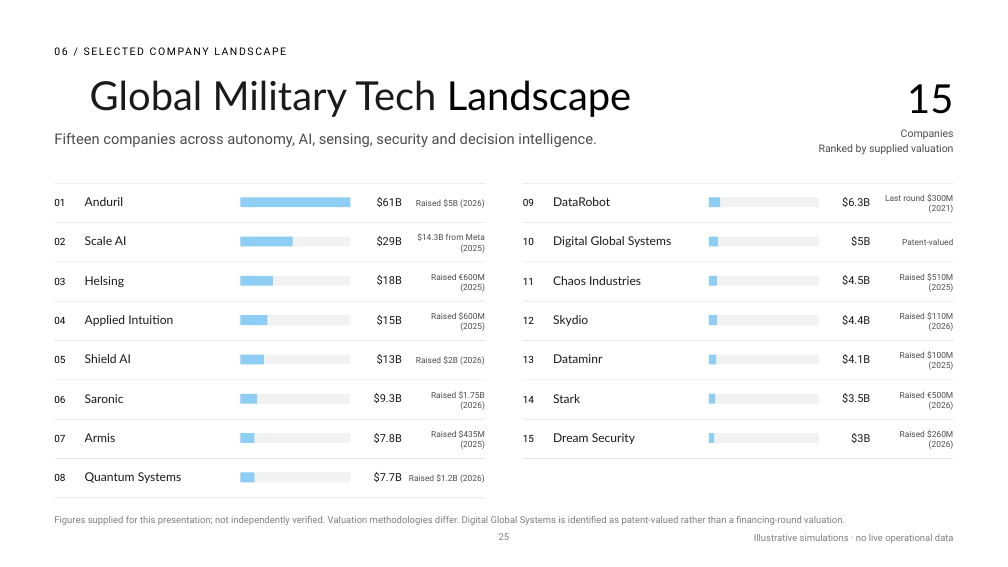
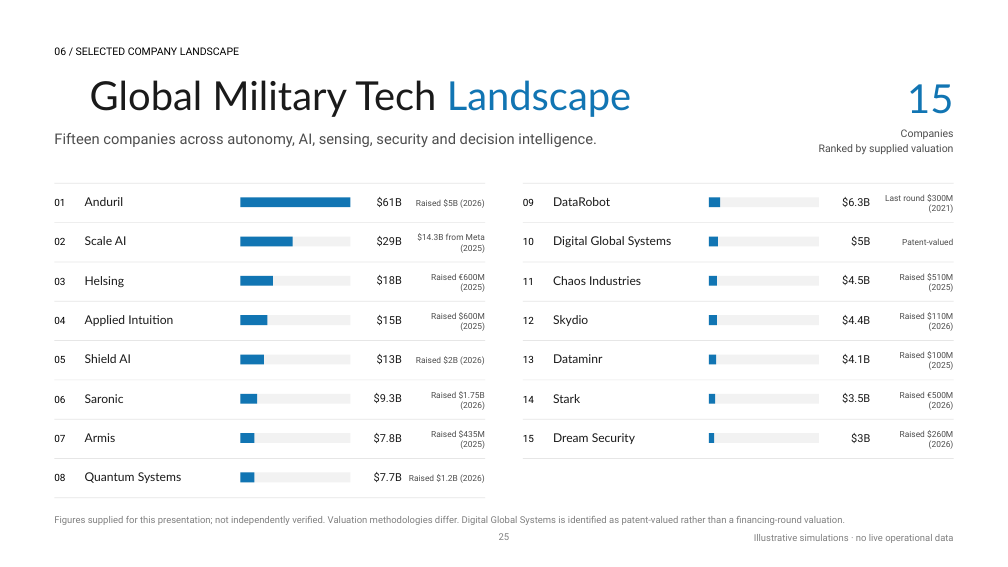
Before and after one commit to Mariam1543/aqqal123, a slide deck: slide 25 of AQQAL-Deck-updated.pptx. Drawn at 1008x567 pixels with LibreOffice and Linux fonts; fonts in the diff are those of the drawing. Boxes give left, top, right and bottom in pixels: in the first picture for what was removed or moved away, otherwise in the second. Text is boxed around its words. In the diff, an @@ line names an element or a change of style, - is before the commit and + after.

```diff
--- a/AQQAL-Deck-updated.pptx
+++ b/AQQAL-Deck-updated.pptx
@@ text "06 / SELECTED COMPANY LANDSCAPE" at <box>54,47,239,55</box>: letter spacing 1.5 to 0 pt @@
@@ title "Global Military Tech Landscape" at <box>90,80,632,117</box>: text colour #000000 to #1175B3 in "Landscape" @@
@@ text "15" at <box>907,84,953,114</box>: text colour #000000 to #1175B3 @@
@@ fill #8ECDF4 to #1175B3 in 15 elements at <box>240,197,351,207</box>, <box>240,237,293,247</box>, <box>240,276,273,286</box>, <box>240,315,268,325</box>, <box>240,355,264,364</box>, <box>240,394,257,404</box>, <box>240,433,255,443</box>, <box>240,473,254,482</box>, <box>709,197,721,207</box>, <box>709,237,718,247</box>, <box>709,276,718,286</box>, <box>709,315,718,325</box>, <box>709,355,717,364</box>, <box>709,394,715,404</box>, <box>709,433,715,443</box> @@
```
Also in this commit, not shown: 28 other slides changed.
